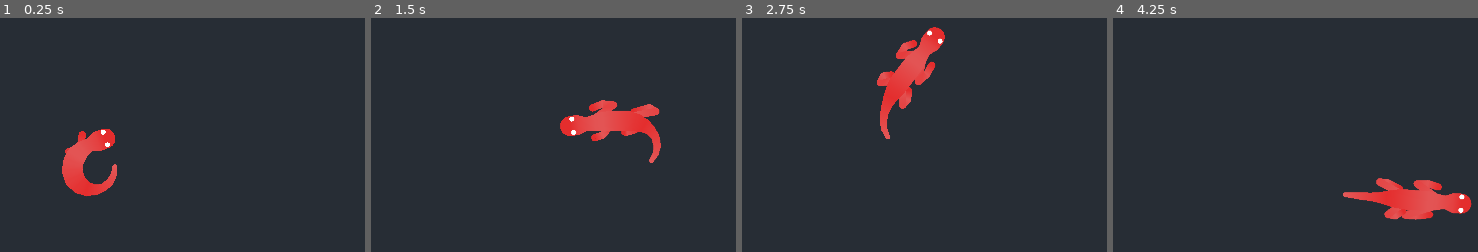
Above: before the commit, frames 1-4 (left to right).
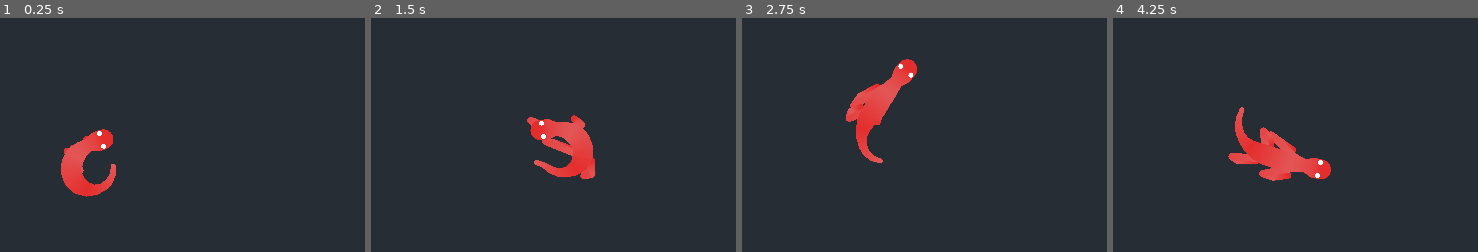
Above: after the commit, the same moments.

Repository: Dowsley/procedural-vivarium
Game: Godot game, scene res://src/game.tscn
Same seed, same stepped clock (60 frames per second), same inputs: the game is played once before the commit and once after it.
Inputs (mouse positions are in pixels of both pictures, inside the frame that each line leads up to):
- Up to frame 1 (0.25 s): no input
- Up to frame 2 (1.5 s): tap Enter at 0.5 s; move the mouse to (659, 113) at 0.52 s; press the mouse at (659, 113) at 0.53 s; move the mouse to (outside the picture) at 1.27 s; release the mouse at (outside the picture) at 1.28 s; click (outside the picture) at 1.35 s
- Up to frame 3 (2.75 s): move the mouse to (935, 36) at 2.02 s; press the mouse at (935, 36) at 2.03 s
- Up to frame 4 (4.25 s): move the mouse to (1186, 226) at 2.77 s; release the mouse at (1186, 226) at 2.78 s; click (1186, 226) at 2.85 s; move the mouse to (1467, 202) at 3.52 s; press the mouse at (1467, 202) at 3.53 s

The runs differ from the first frame. In frame 1, 0.4% of the frame differs, in the area x 16-33%, y 47-77%; in frame 2, 5.4%; in frame 3, 4.5%; in frame 4, 6.7%, in the area x 31-99%, y 38-87%.

Commit message:
Remove variable moving speed

Diff:
--- a/src/creature.gd
+++ b/src/creature.gd
@@ -14,7 +14,7 @@
 @export_category("Behaviour and Appearance")
 @export var eye_size := 4
 @export var eye_color := Color.WHITE
-@export var move_speed := 100
+@export var move_speed := 200
 
 const CLOSE_ENOUGH_TO_MOUSE_RADIUS := 10
 var velocity: Vector2
--- a/src/lizard.gd
+++ b/src/lizard.gd
@@ -24,11 +24,6 @@
 
 
 func _process(delta: float) -> void:
-	if Input.is_action_pressed("lmb_press"):
-		move_speed = 800
-	else:
-		move_speed = 200
-
 	var head_pos := spine.points[0]
 	if not should_stop(head_pos):
 		update_velocity(delta, head_pos)
